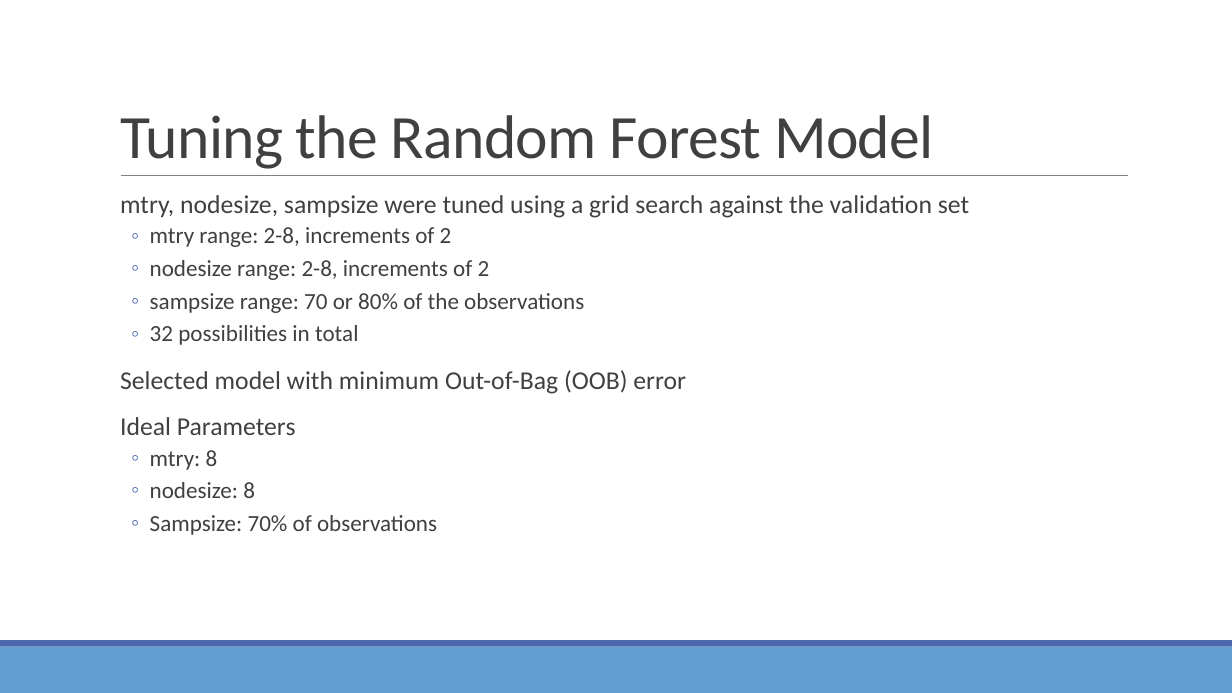
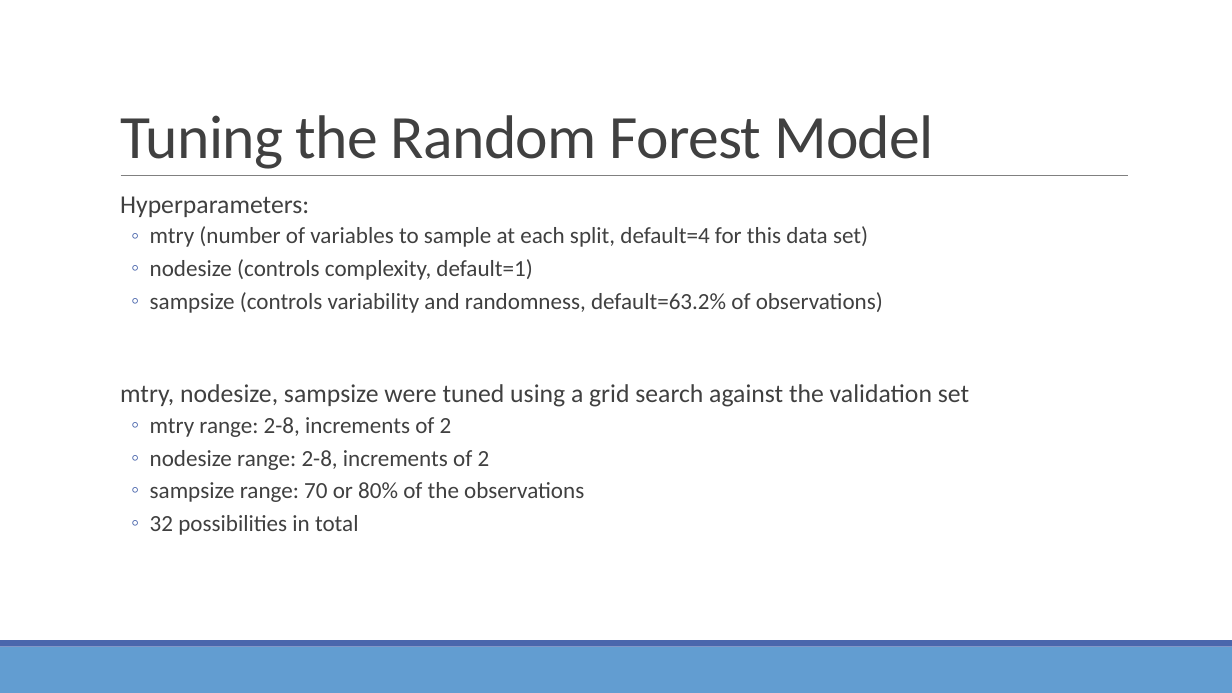
Before and after one commit to yelaura/r-assignments, a slide deck: slide 11 of Practical Machine Learning/Optimizing Decision Trees and Random Forest Models.pptx (slide 9 before the commit). Drawn at 1232x693 pixels with LibreOffice and Linux fonts; fonts in the diff are those of the drawing. Boxes give left, top, right and bottom in pixels: in the first picture for what was removed or moved away, otherwise in the second. Text is boxed around its words. In the diff, an @@ line names an element or a change of style, - is before the commit and + after.

```diff
--- a/Practical Machine Learning/Optimizing Decision Trees and Random Forest Models.pptx
+++ b/Practical Machine Learning/Optimizing Decision Trees and Random Forest Models.pptx
@@ text at box(120, 196, 883, 313): paragraphs added @@
+  Hyperparameters:
+  ◦ mtry (number of variables to sample at each split, default=4 for this data set)
+  ◦ nodesize (controls complexity, default=1)
+  ◦ sampsize (controls variability and randomness, default=63.2% of observations)
@@ text at box(120, 370, 686, 535): paragraphs removed @@
-  Selected model with minimum Out-of-Bag (OOB) error
-  Ideal Parameters
-  ◦ mtry: 8
-  ◦ nodesize: 8
-  ◦ Sampsize: 70% of observations
```
Also in this commit, not shown: 5 other slides changed, 4 slides added.
